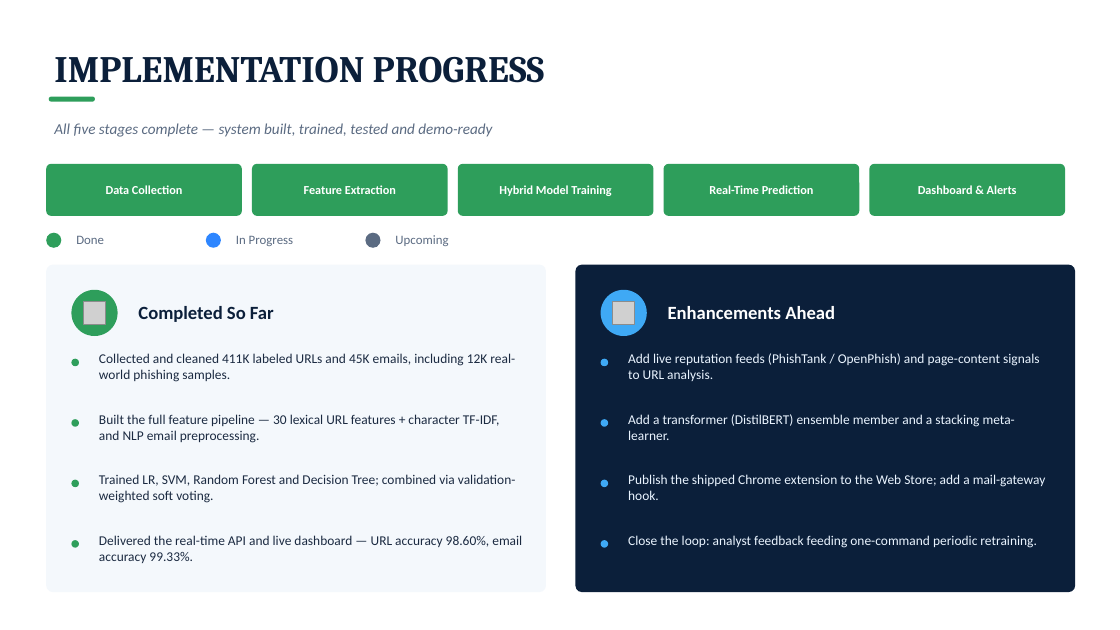
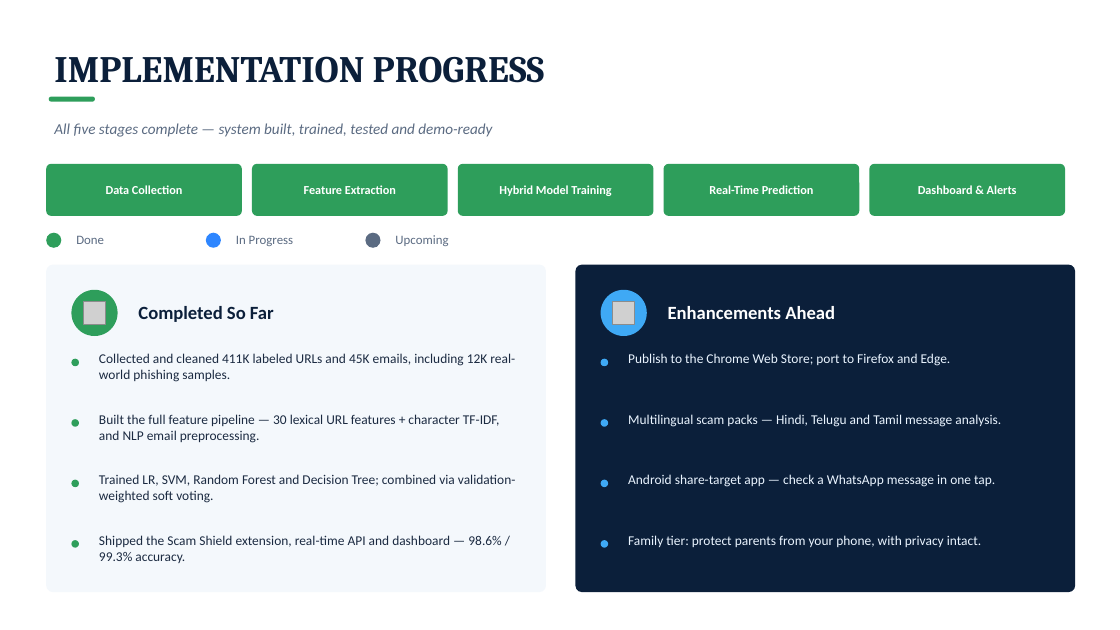
Before and after one commit to shivakumar-07/PhishGuard, a slide deck: slide 6 of docs/PhishGuard_Presentation_Final.pptx. Drawn at 1120x630 pixels with LibreOffice and Linux fonts; fonts in the diff are those of the drawing; grey boxes stand for pictures. Boxes give left, top, right and bottom in pixels: in the first picture for what was removed or moved away, otherwise in the second. Text is boxed around its words. In the diff, an @@ line names an element or a change of style, - is before the commit and + after.

```diff
--- a/docs/PhishGuard_Presentation_Final.pptx
+++ b/docs/PhishGuard_Presentation_Final.pptx
@@ text at bbox=[628, 353, 951, 366]: text changed @@
-Add live reputation feeds (PhishTank / OpenPhish) and page-content signals to URL analysis.
+Publish to the Chrome Web Store; port to Firefox and Edge.
@@ text at bbox=[628, 414, 1001, 427]: text changed @@
-Add a transformer (DistilBERT) ensemble member and a stacking meta-learner.
+Multilingual scam packs — Hindi, Telugu and Tamil message analysis.
@@ text at bbox=[628, 474, 995, 487]: text changed @@
-Publish the shipped Chrome extension to the Web Store; add a mail-gateway hook.
+Android share-target app — check a WhatsApp message in one tap.
@@ text at bbox=[99, 535, 501, 563]: text changed @@
-Delivered the real-time API and live dashboard — URL accuracy 98.60%, email accuracy 99.33%.
+Shipped the Scam Shield extension, real-time API and dashboard — 98.6% / 99.3% accuracy.
@@ text at bbox=[628, 535, 981, 547]: text changed @@
-Close the loop: analyst feedback feeding one-command periodic retraining.
+Family tier: protect parents from your phone, with privacy intact.
```
Also in this commit, not shown: 1 other slide changed, 1 slide added.
